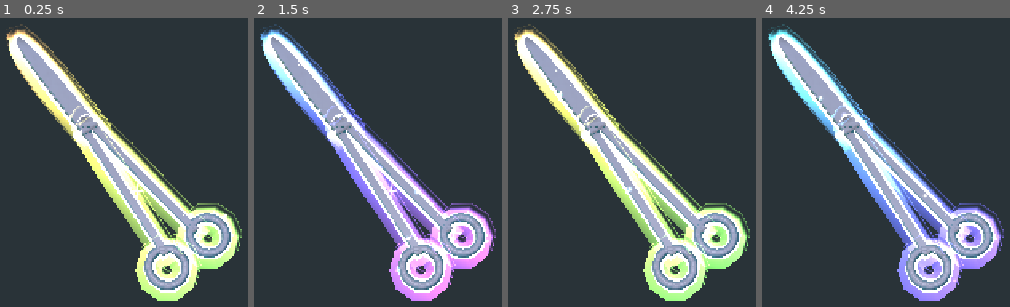
Above: before the commit, frames 1-4 (left to right).
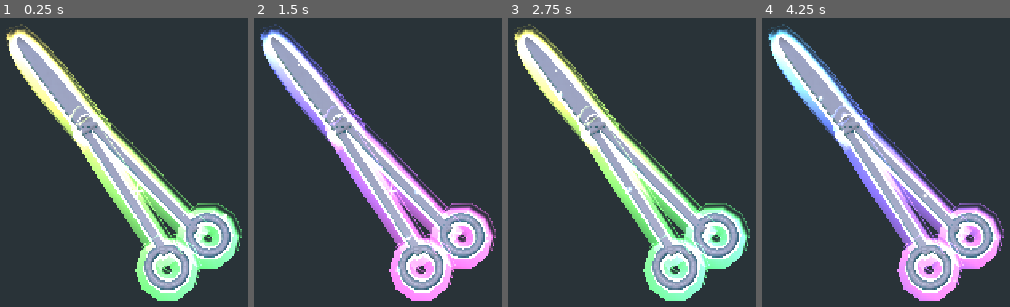
Above: after the commit, the same moments.

Repository: optimisticlucio/untitled-game-jam-game
Game: Godot game, scene res://dev/neon_preview/neon_preview.tscn
Same seed, same stepped clock (60 frames per second), same inputs: the game is played once before the commit and once after it. This scene is started directly instead of the project's main scene.
Inputs (mouse positions are in pixels of both pictures, inside the frame that each line leads up to):
- Up to frame 1 (0.25 s): no input
- Up to frame 2 (1.5 s): tap Enter at 0.5 s; move the mouse to (333, 304) at 0.52 s; click (333, 304) at 0.67 s; drag from (492, 263) to (333, 304) at 1.27 s
- Up to frame 3 (2.75 s): move the mouse to (outside the picture) at 2.02 s; click (outside the picture) at 2.17 s
- Up to frame 4 (4.25 s): drag from (888, 145) to (outside the picture) at 2.77 s; move the mouse to (outside the picture) at 3.52 s; click (outside the picture) at 3.67 s

The runs differ from the first frame. In frame 1, 6.8% of the frame differs, in the area x 2-98%, y 4-98%; in frame 2, 6.5%; in frame 3, 6.8%; in frame 4, 7.7%, in the area x 3-98%, y 6-98%.

Commit message:
Held tool neon: Julia's latest values (softer glow, narrower colour bands)
Co-Authored-By: Claude Opus 5.5 <noreply@anthropic.com>

Diff:
--- a/gameplay/held_neon_glow.tres
+++ b/gameplay/held_neon_glow.tres
@@ -7,9 +7,9 @@
 shader = ExtResource("1")
 shader_parameter/width = 0.023
 shader_parameter/strength = 2.1
-shader_parameter/softness = 1.7000000000000002
+shader_parameter/softness = 1.6
 shader_parameter/whiteness = 0.35
-shader_parameter/band_px = 1470.0
+shader_parameter/band_px = 1180.0
 shader_parameter/speed = 0.39
 shader_parameter/sparkle_density = 0.07
 shader_parameter/sparkle_cell_px = 13.0
--- a/gameplay/held_neon_outline.tres
+++ b/gameplay/held_neon_outline.tres
@@ -6,6 +6,6 @@
 render_priority = 0
 shader = ExtResource("1")
 shader_parameter/width = 0.006
-shader_parameter/band_px = 1470.0
+shader_parameter/band_px = 1180.0
 shader_parameter/speed = 0.39
 shader_parameter/whiteness = 1.0
